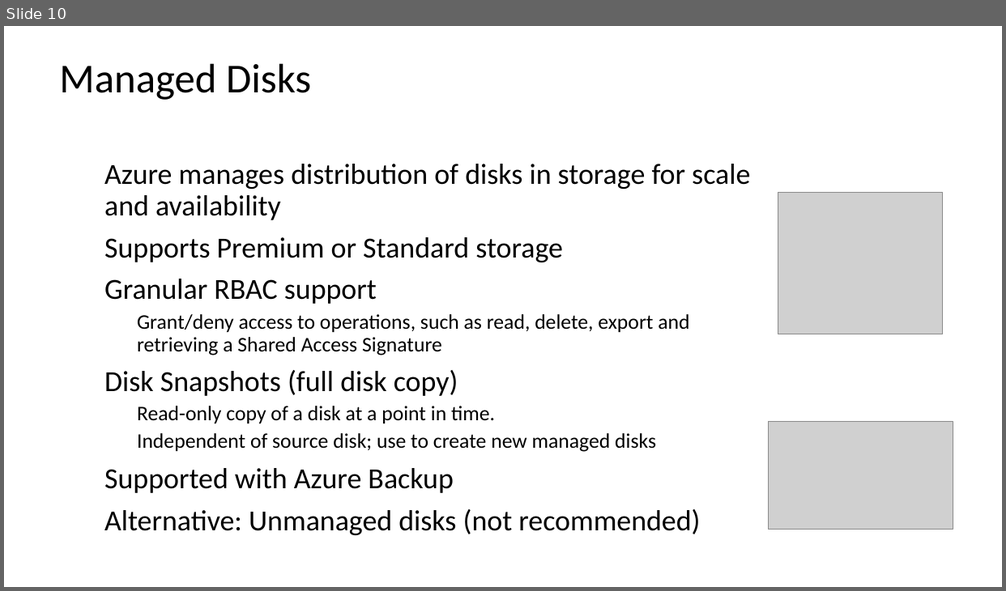
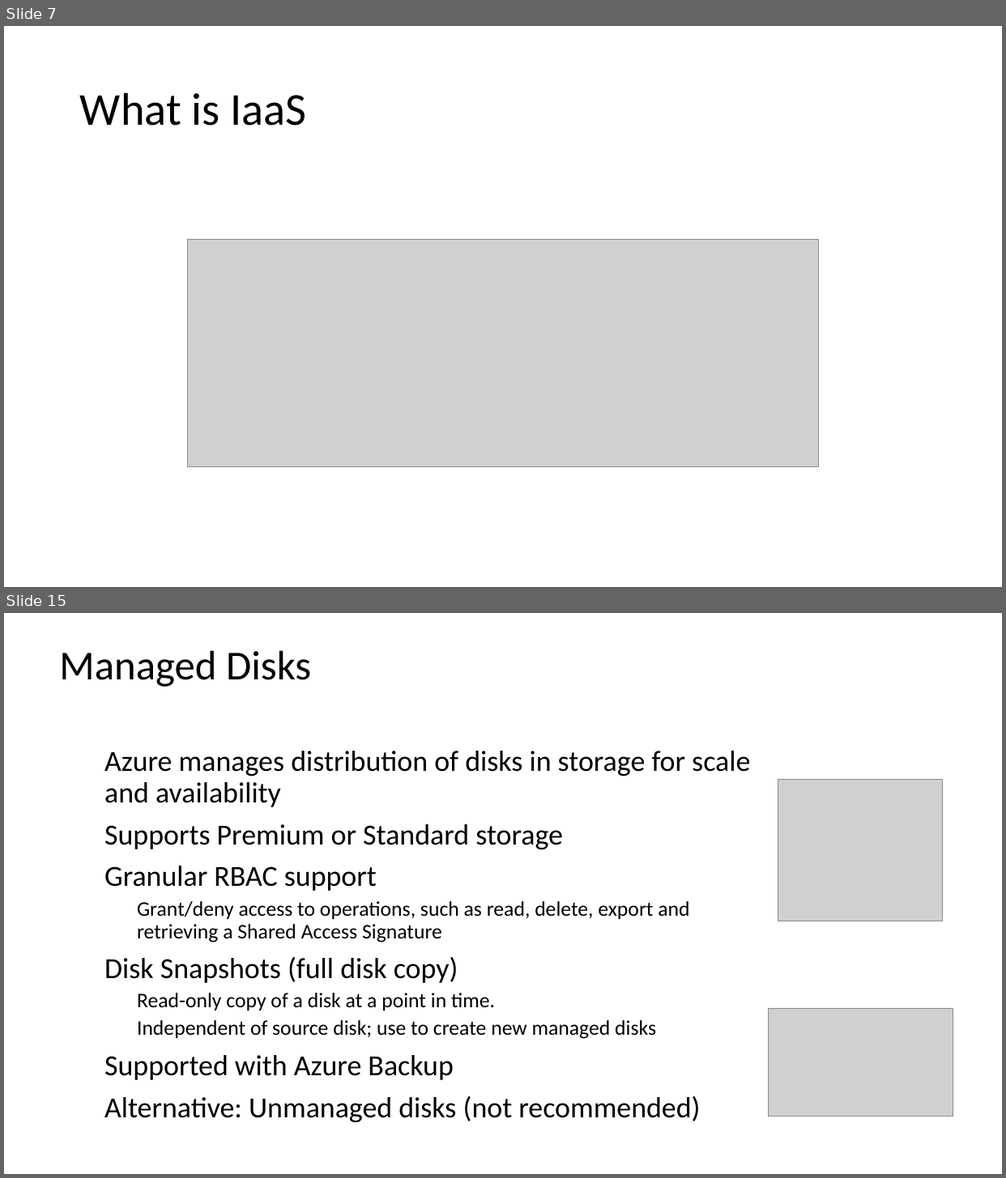
Before and after one commit to warrendt/cloudfridays, a slide deck: content/Azure Fundamentals/1. Understand cloud concepts/2. The differences between Iaas, Paas and Saas.pptx. Shown one above the other, each under a label of ours: slide 10 before the commit, slides 7 and 15 after it; the slides between them are not shown. The pictures are 1006x591 and 1006x1178 pixels, drawn with LibreOffice and Linux fonts; fonts in the diff are those of the drawing; grey boxes stand for pictures; background and template pictures are left out. Boxes give left, top, right and bottom in pixels: in the first picture for what was removed or moved away, otherwise in the second. Text is boxed around its words. In the diff, an @@ line names an element or a change of style, - is before the commit and + after.

```diff
--- a/content/Azure Fundamentals/1. Understand cloud concepts/2. The differences between Iaas, Paas and Saas.pptx
+++ b/content/Azure Fundamentals/1. Understand cloud concepts/2. The differences between Iaas, Paas and Saas.pptx
@@ slide 7 added at bbox=[4, 26, 1002, 587], background #FFFFFF @@
@@ title added at bbox=[80, 92, 307, 126], 44 pt, text #000000 @@
+What is IaaS
@@ picture added at bbox=[187, 240, 819, 467] @@
@@ what was slide 10 is now slide 15 @@
```
Also in this commit, not shown: 13 slides changed, 6 other slides added, 2 slides removed.
